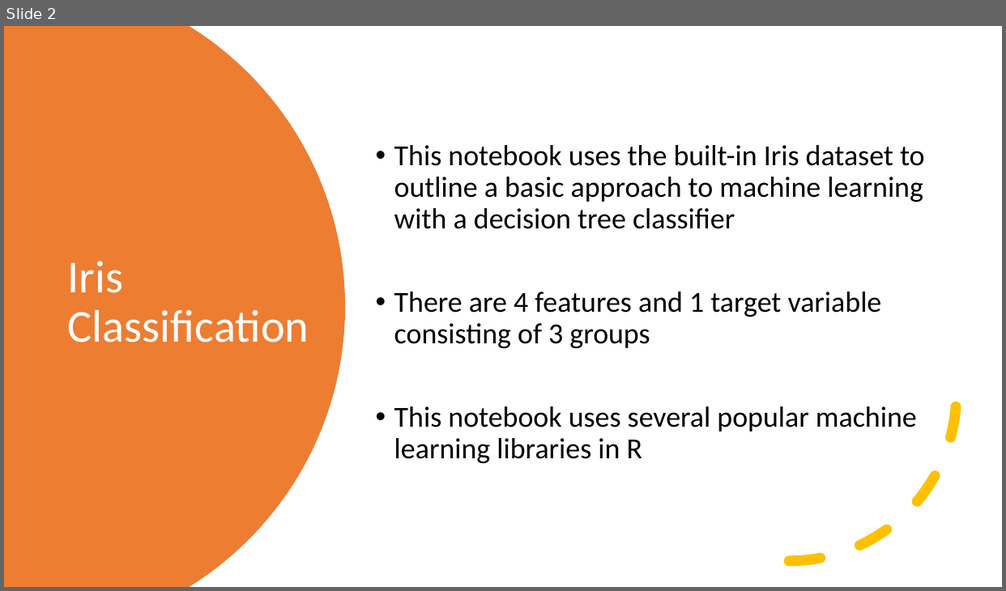
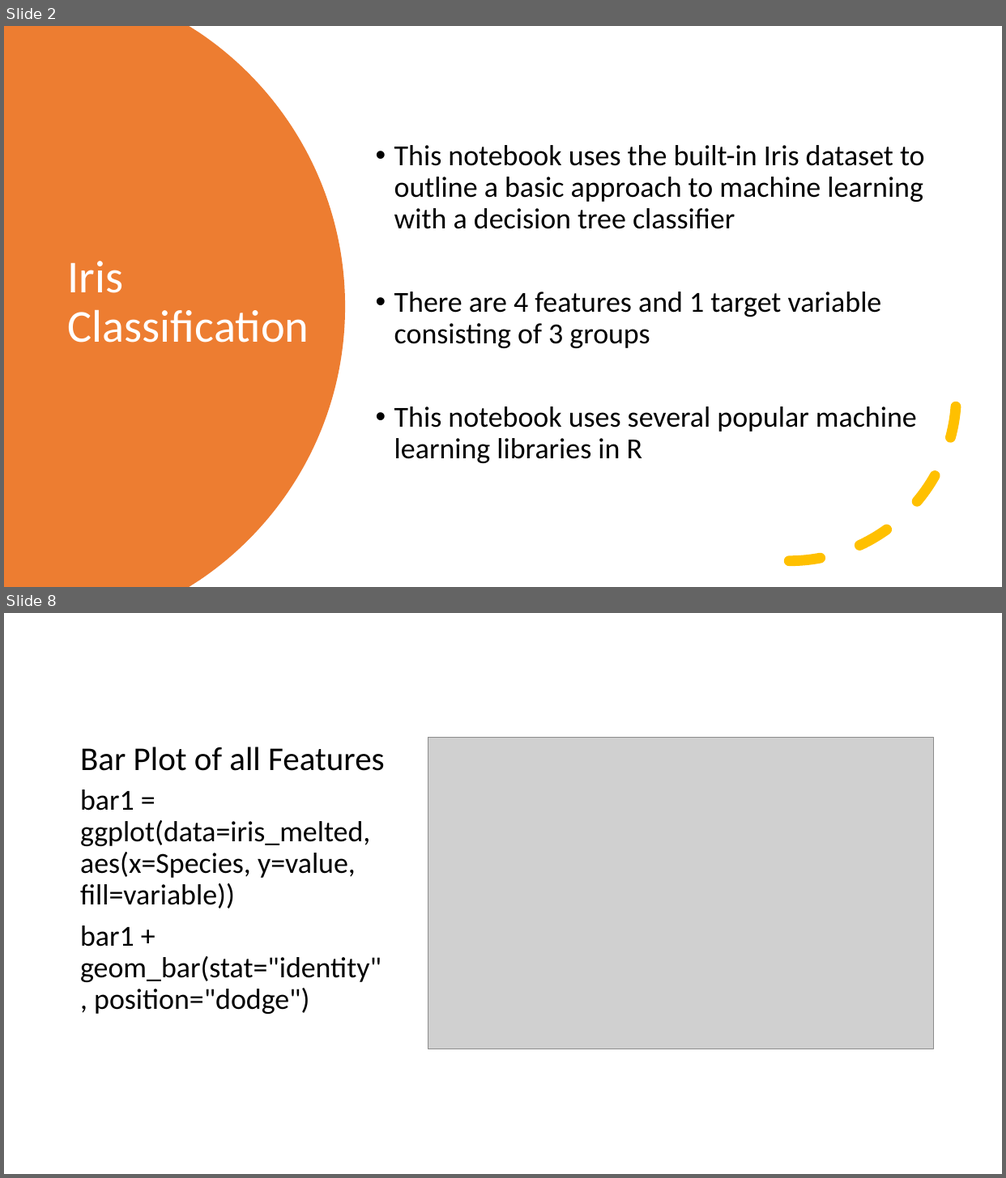
Before and after one commit to dlumian/R_Intro_Fall_2022, a slide deck: supplemental_topics/R_Iris_Examples.pptx. Shown one above the other, each under a label of ours: slide 2 before the commit, slides 2 and 8 after it; the slides between them are not shown. The pictures are 1006x591 and 1006x1178 pixels, drawn with LibreOffice and Linux fonts; fonts in the diff are those of the drawing; grey boxes stand for pictures. Boxes give left, top, right and bottom in pixels: in the first picture for what was removed or moved away, otherwise in the second. Text is boxed around its words. In the diff, an @@ line names an element or a change of style, - is before the commit and + after.

Commit message:
Updated notebook for Iris Decision Tree Model in R

```diff
--- a/supplemental_topics/R_Iris_Examples.pptx
+++ b/supplemental_topics/R_Iris_Examples.pptx
@@ slide 8 added at [4,613,1002,1174], background #FFFFFF @@
@@ title added at [80,747,385,771], 32 pt, text #000000 @@
+Bar Plot of all Features
@@ picture added at [428,737,934,1050] @@
@@ text added at [80,790,381,1014], 28 pt, text #000000 @@
+bar1 = ggplot(data=iris_melted, aes(x=Species, y=value, fill=variable))
+bar1 + geom_bar(stat="identity", position="dodge")
```
Also in this commit, not shown: 2 slides changed, 11 other slides added, 6 other files.
